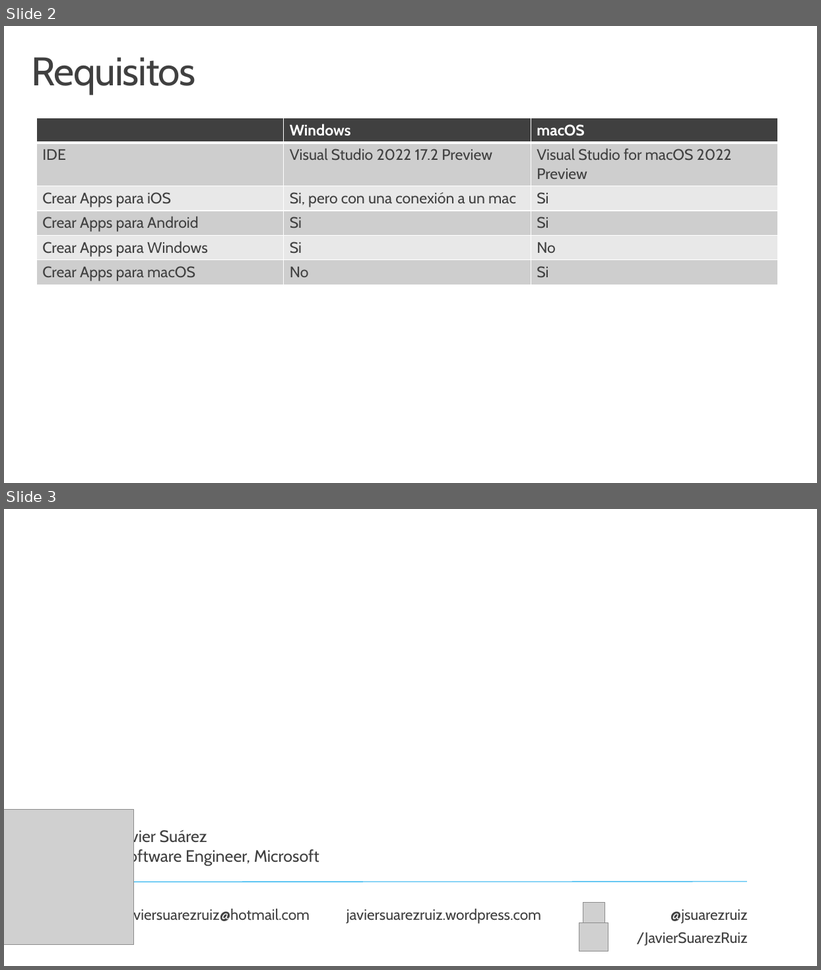
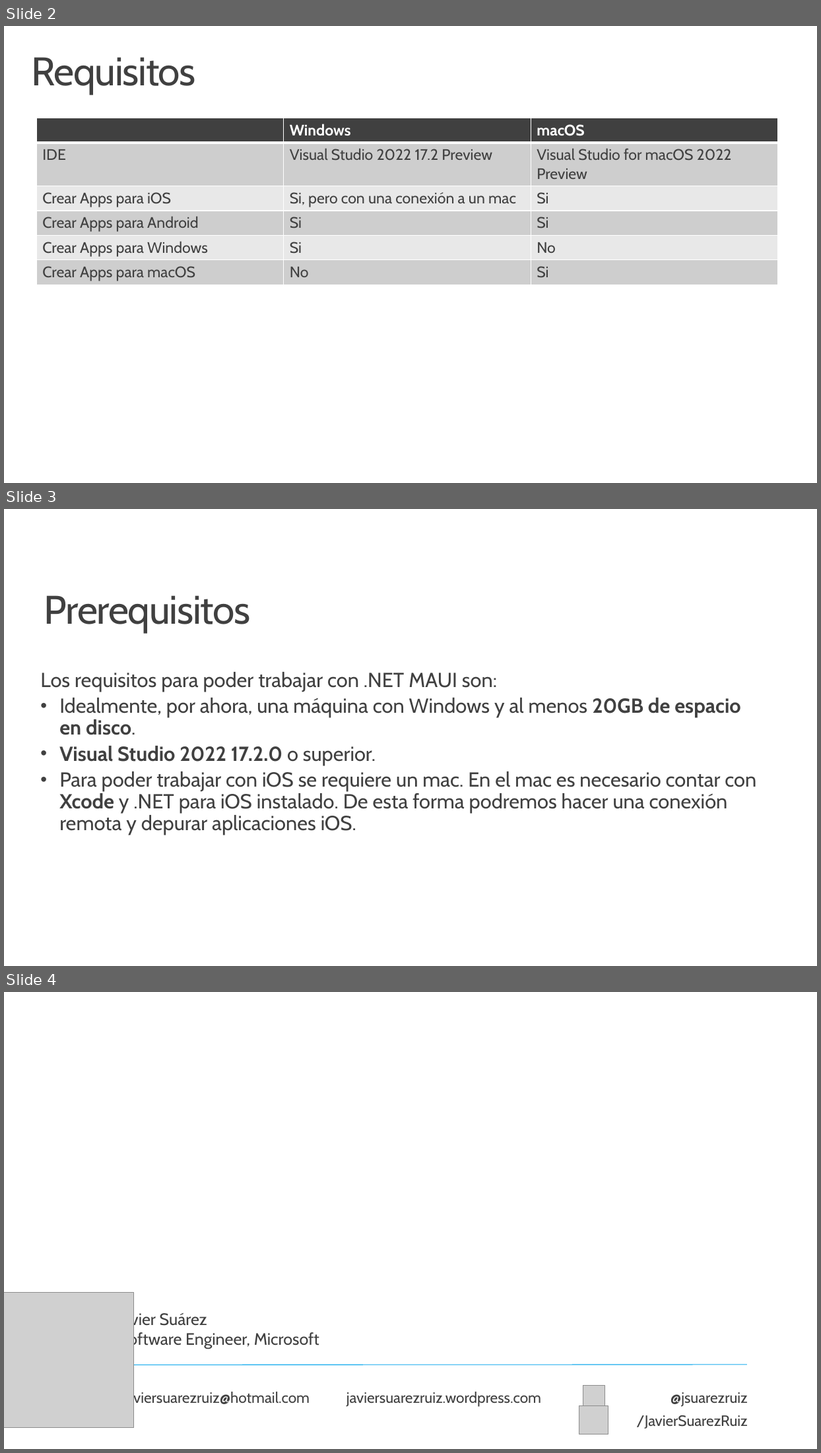
Before and after one commit to jsuarezruiz/taller-dotnet-maui, a slide deck: Bloque 2 - Instalación/Taller4 - Prerequisitos.pptx. Shown one above the other, each under a label of ours: slides 2 and 3 before the commit, slides 2, 3 and 4 after it. The pictures are 821x970 and 821x1453 pixels, drawn with LibreOffice and Linux fonts; fonts in the diff are those of the drawing; grey boxes stand for pictures; background and template pictures are left out. Boxes give left, top, right and bottom in pixels: in the first picture for what was removed or moved away, otherwise in the second. Text is boxed around its words. In the diff, an @@ line names an element or a change of style, - is before the commit and + after.

```diff
--- a/Bloque 2 - Instalación/Taller4 - Prerequisitos.pptx
+++ b/Bloque 2 - Instalación/Taller4 - Prerequisitos.pptx
@@ slide 3 added at (4, 509, 817, 966), background #FFFFFF @@
@@ title added at (44, 595, 251, 633), 47.1 pt, text #404040 @@
+Prerequisitos
@@ text added at (40, 672, 756, 835), 24 pt, text #404040 @@
+Los requisitos para poder trabajar con .NET MAUI son:
+• Idealmente, por ahora, una máquina con Windows y al menos 20GB de espacio en disco.
+• Visual Studio 2022 17.2.0 o superior.
+• Para poder trabajar con iOS se requiere un mac. En el mac es necesario contar con Xcode y .NET para iOS instalado. De esta forma podremos hacer una conexión remota y depurar aplicaciones iOS.
@@ what was slide 3 is now slide 4 @@
```
Also in this commit, not shown: 1 other file.
